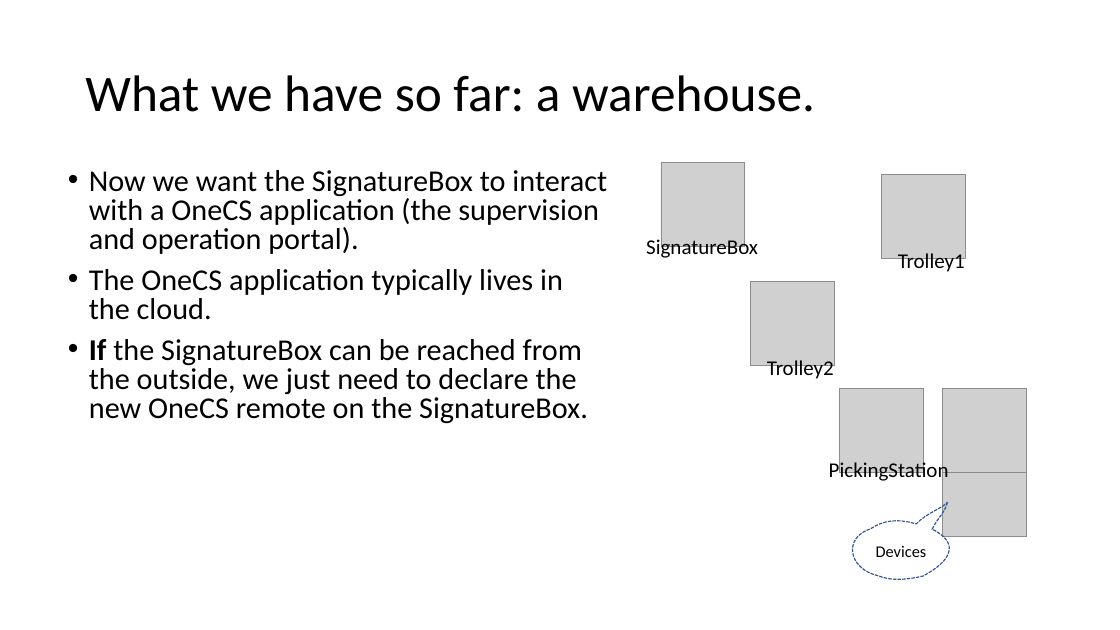
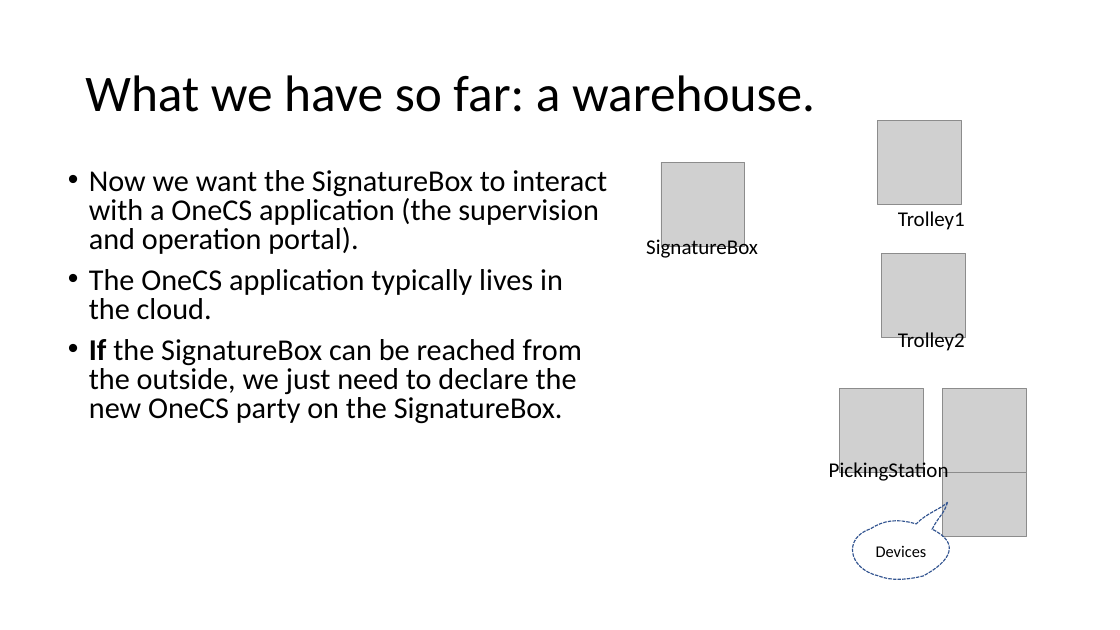
Before and after one commit to signature-opensource/CK-AppIdentity-Transport, a slide deck: slide 10 of Doc/CK-AppIdentity.pptx. Drawn at 1120x630 pixels with LibreOffice and Linux fonts; fonts in the diff are those of the drawing; grey boxes stand for pictures. Boxes give left, top, right and bottom in pixels: in the first picture for what was removed or moved away, otherwise in the second. Text is boxed around its words. In the diff, an @@ line names an element or a change of style, - is before the commit and + after.

Commit message:
Now that "composite" is clearer...
It is time to reintroduce the "LocalParty" notion.

```diff
--- a/Doc/CK-AppIdentity.pptx
+++ b/Doc/CK-AppIdentity.pptx
@@ picture: place and size @@
-picture at [882,174,966,258]
+picture at [878,120,962,204]
@@ text "Trolley1": place and size @@
-text "Trolley1" at [898,253,965,274]
+text "Trolley1" at [898,211,965,230]
@@ picture: place and size @@
-picture at [751,281,835,365]
+picture at [882,254,966,338]
@@ text "Trolley2": place and size @@
-text "Trolley2" at [767,360,834,379]
+text "Trolley2" at [898,332,965,353]
@@ text at [89,339,582,424]: text changed @@
-• If the SignatureBox can be reached from the outside, we just need to declare the new OneCS remote on the SignatureBox.
+• If the SignatureBox can be reached from the outside, we just need to declare the new OneCS party on the SignatureBox.
```
Also in this commit, not shown: 11 other slides changed, 1 slide added, 4 slides removed.
